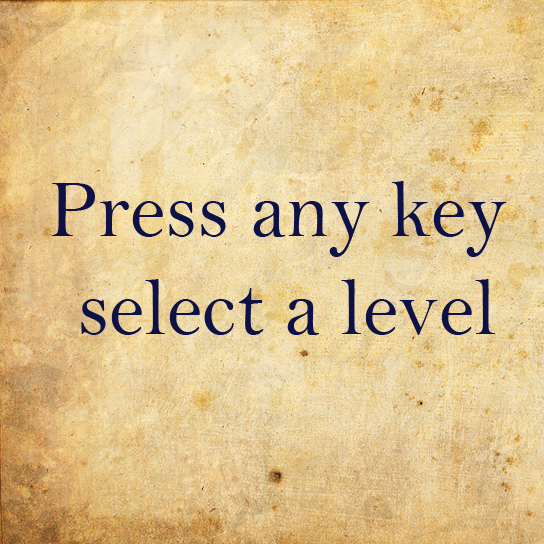
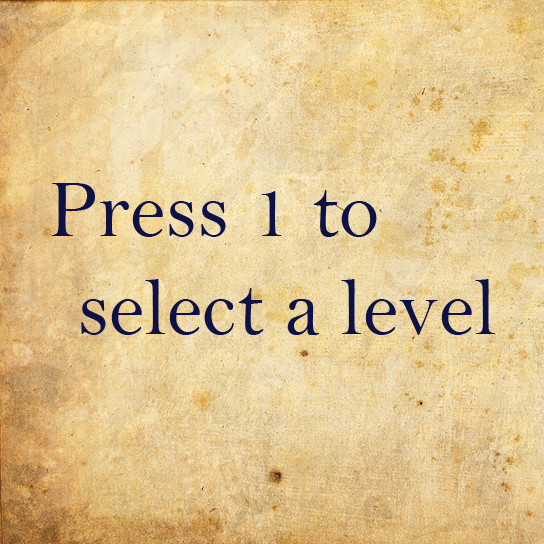
The second 544px x 544px image is a revision of the first. Changes to its layers:
renamed "Press any key and select a level to play" to "Press 1 to select a level", painted on it over [253, 181, 520, 303]
